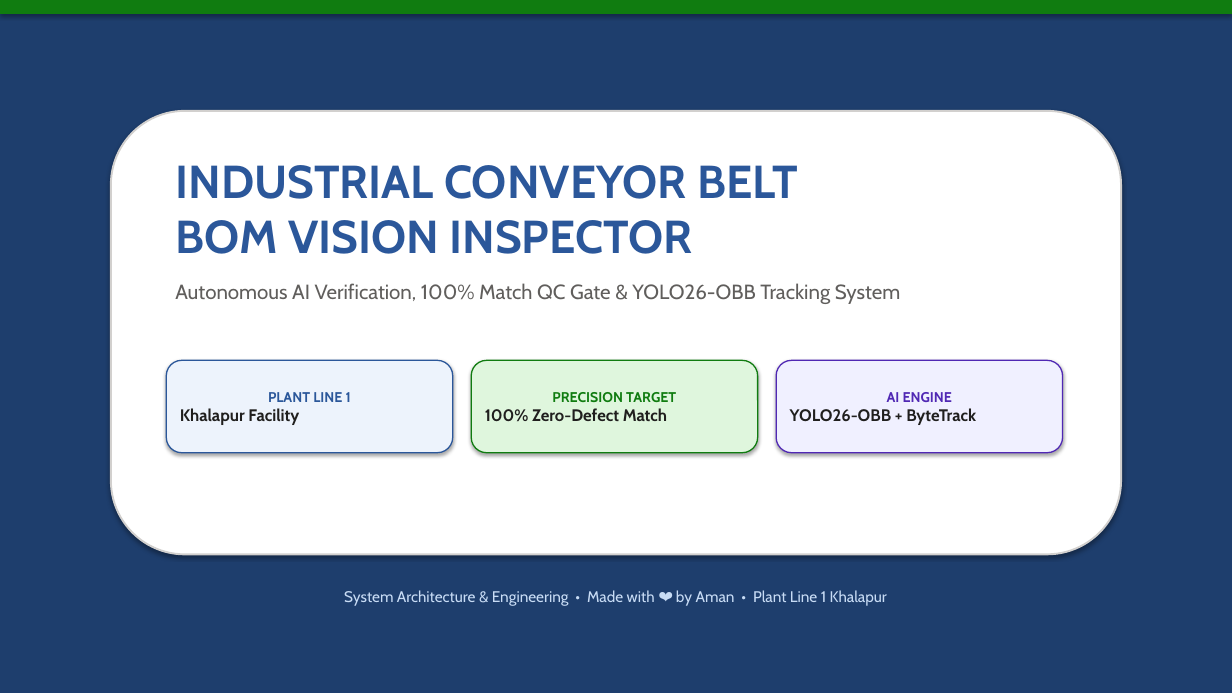
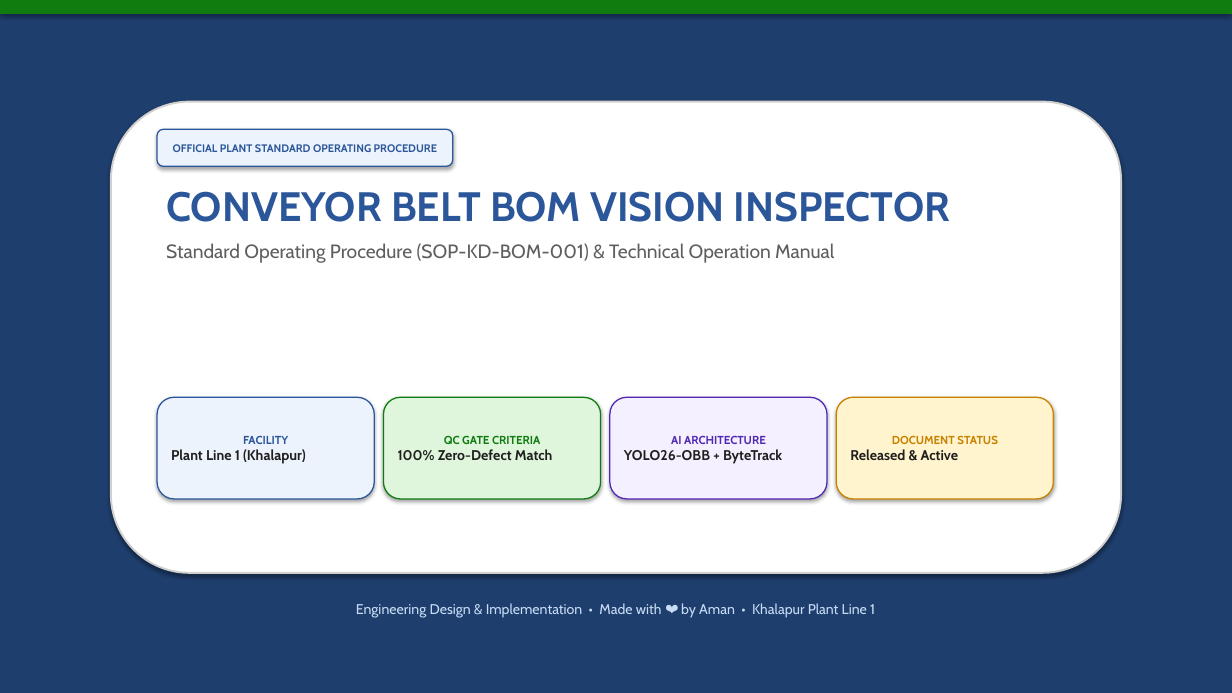
Before and after one commit to anky-mthegem/Khalapur-KD-BOM-vision, a slide deck: slide 1 of Industrial_BOM_Vision_Inspector_Overview.pptx. Drawn at 1232x693 pixels with LibreOffice and Linux fonts; fonts in the diff are those of the drawing. Boxes give left, top, right and bottom in pixels: in the first picture for what was removed or moved away, otherwise in the second. Text is boxed around its words. In the diff, an @@ line names an element or a change of style, - is before the commit and + after.

```diff
--- a/Industrial_BOM_Vision_Inspector_Overview.pptx
+++ b/Industrial_BOM_Vision_Inspector_Overview.pptx
@@ rounded rectangle: place and size @@
-rounded rectangle at [111,111,1121,555]
+rounded rectangle at [111,102,1121,573]
@@ rounded rectangle added at [157,129,453,166], fill #EDF3FC, outline #2B579A 1 pt, 8.5 pt, text #2B579A, bold @@
+OFFICIAL PLANT STANDARD OPERATING PROCEDURE
@@ text at [166,191,950,263]: text changed; size 16 to 15 pt @@
-INDUSTRIAL CONVEYOR BELT
-BOM VISION INSPECTOR
-Autonomous AI Verification, 100% Match QC Gate & YOLO26-OBB Tracking System
+CONVEYOR BELT BOM VISION INSPECTOR
+Standard Operating Procedure (SOP-KD-BOM-001) & Technical Operation Manual
@@ rounded rectangle "FACILITY": place and size @@
-rounded rectangle "FACILITY" at [166,360,453,453]
+rounded rectangle "FACILITY" at [157,397,374,499]
@@ rounded rectangle "QC GATE CRITERIA": place and size @@
-rounded rectangle "QC GATE CRITERIA" at [471,360,758,453]
+rounded rectangle "QC GATE CRITERIA" at [384,397,601,499]
@@ rounded rectangle "AI ARCHITECTURE": place and size @@
-rounded rectangle "AI ARCHITECTURE" at [776,360,1063,453]
+rounded rectangle "AI ARCHITECTURE" at [610,397,827,499]
@@ rounded rectangle "AI ARCHITECTURE" at [610,397,827,499]: fill #F0F0FF to #F5F0FF @@
@@ rounded rectangle added at [836,397,1054,499], fill #FFF4CE, outline #C88200 1 pt, 11 pt, text #201F1E, bold @@
+DOCUMENT STATUS
+Released & Active
@@ text in rounded rectangle at [171,436,306,464]: text changed; size 13 to 11 pt @@
-PLANT LINE 1
-Khalapur Facility
+FACILITY
+Plant Line 1 (Khalapur)
@@ text in rounded rectangle at [398,449,553,460]: size 13 to 11 pt in "100% Zero-Defect Match" @@
@@ text in rounded rectangle at [444,436,540,444]: text changed; size 11 to 9 pt @@
-PRECISION TARGET
+QC GATE CRITERIA
@@ text in rounded rectangle at [624,449,782,464]: size 13 to 11 pt in "YOLO26-OBB + ByteTrack" @@
@@ text in rounded rectangle at [671,435,766,444]: text changed; size 11 to 9 pt @@
-AI ENGINE
+AI ARCHITECTURE
@@ text at [356,603,875,618]: text changed; size 12 to 11 pt @@
-System Architecture & Engineering • Made with ❤️ by Aman • Plant Line 1 Khalapur
+Engineering Design & Implementation • Made with ❤️ by Aman • Khalapur Plant Line 1
```
Also in this commit, not shown: 10 slides added, 8 slides removed, 6 other files.
